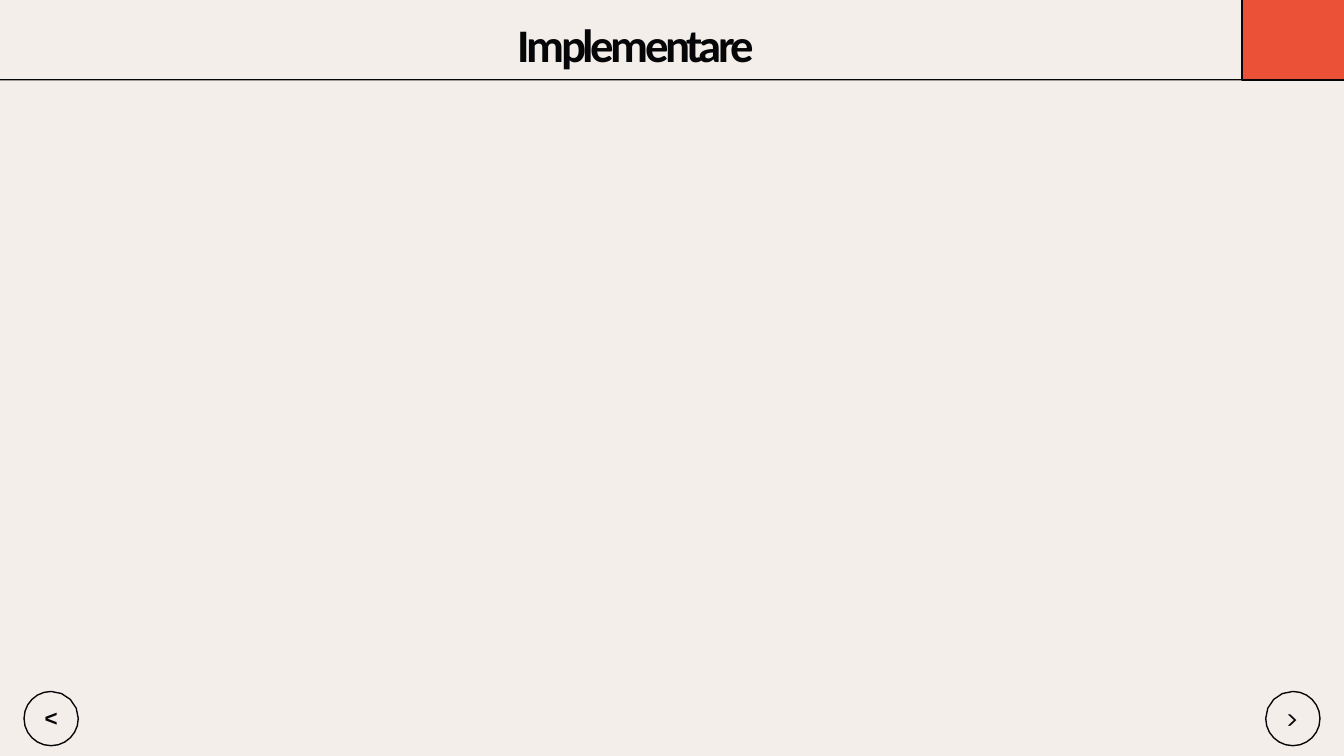
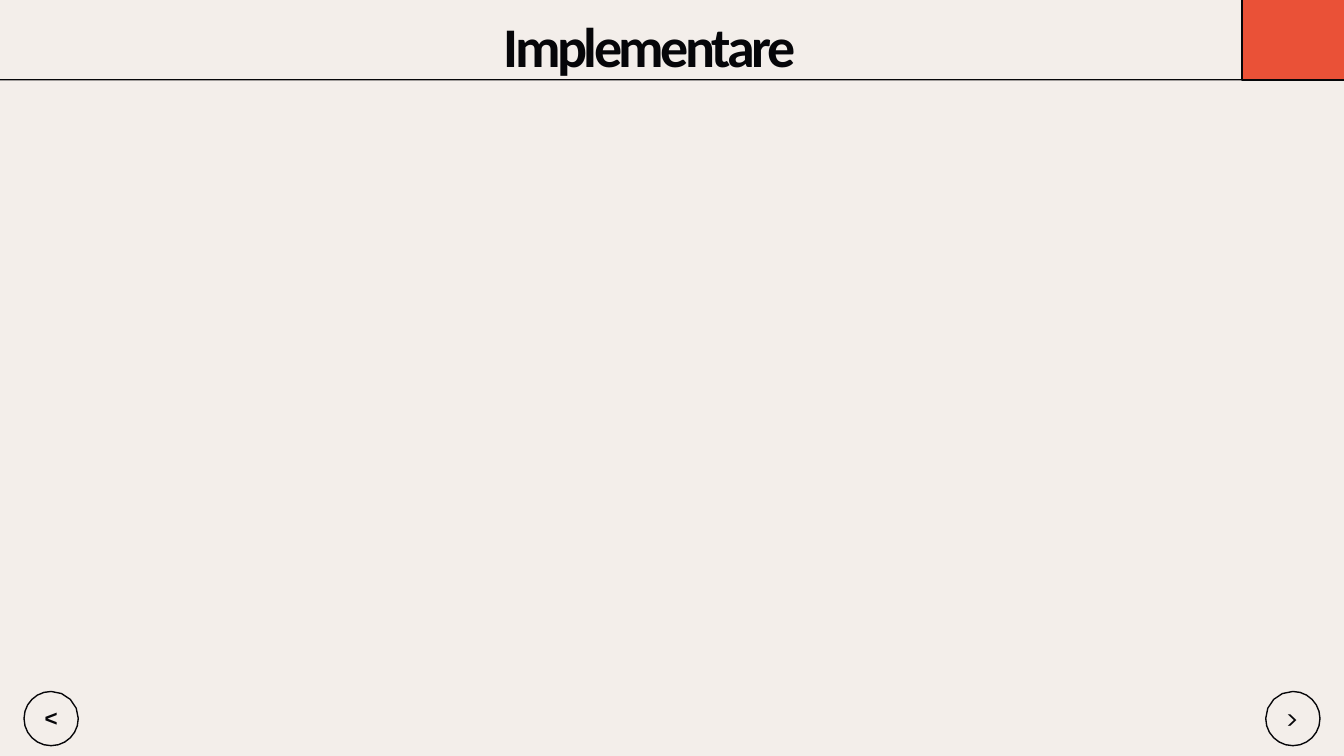
Before and after one commit to Dragomir1401/VisioScience-3D, a slide deck: slide 11 of Roadmap/scss/Prezentare_Final_Dragomir_Andrei.pptx. Drawn at 1344x756 pixels with LibreOffice and Linux fonts; fonts in the diff are those of the drawing; background and template pictures are left out. Boxes give left, top, right and bottom in pixels: in the first picture for what was removed or moved away, otherwise in the second. Text is boxed around its words. In the diff, an @@ line names an element or a change of style, - is before the commit and + after.

```diff
--- a/Roadmap/scss/Prezentare_Final_Dragomir_Andrei.pptx
+++ b/Roadmap/scss/Prezentare_Final_Dragomir_Andrei.pptx
@@ text "Implementare": place and size @@
-text "Implementare" at [518,29,755,70]
+text "Implementare" at [504,27,796,80]
@@ text "Implementare" at [504,27,796,80]: size 25 to 30 pt @@
```
Also in this commit, not shown: 15 other slides changed.
